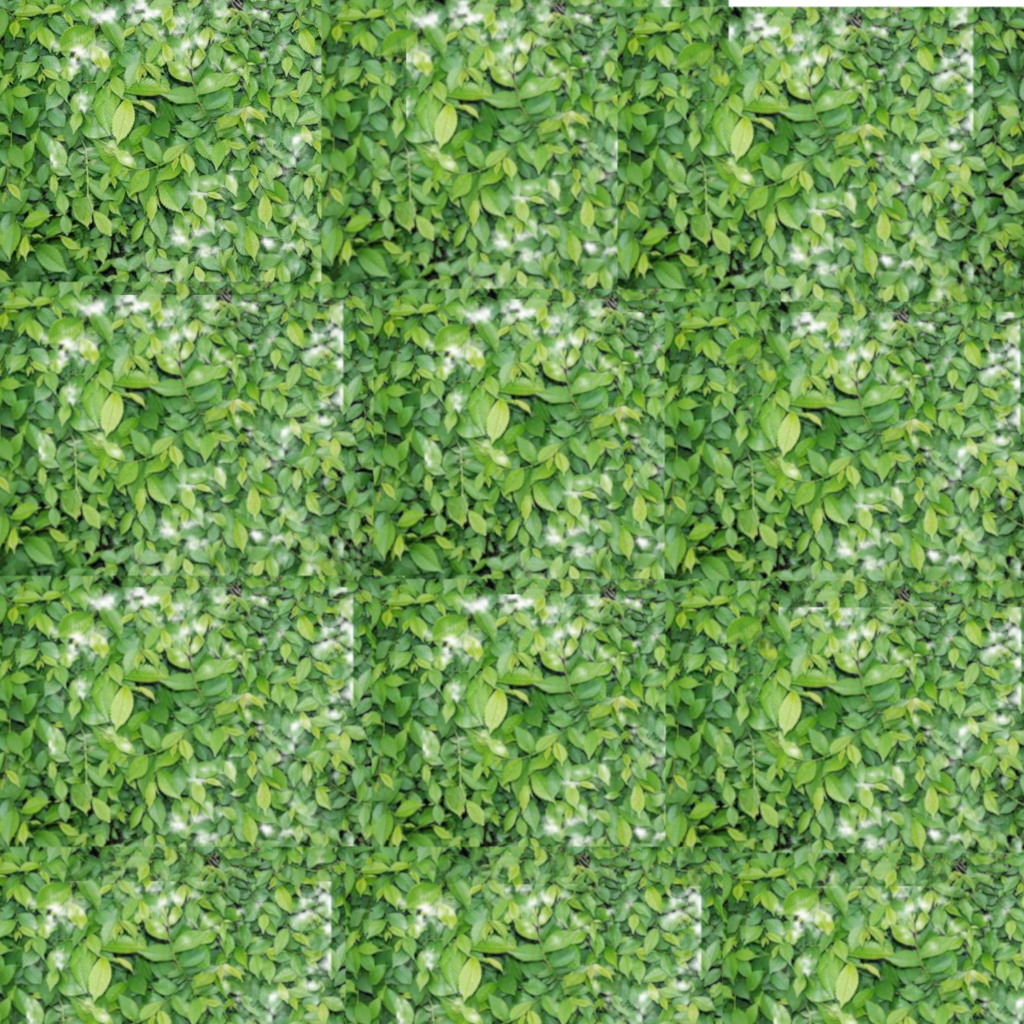
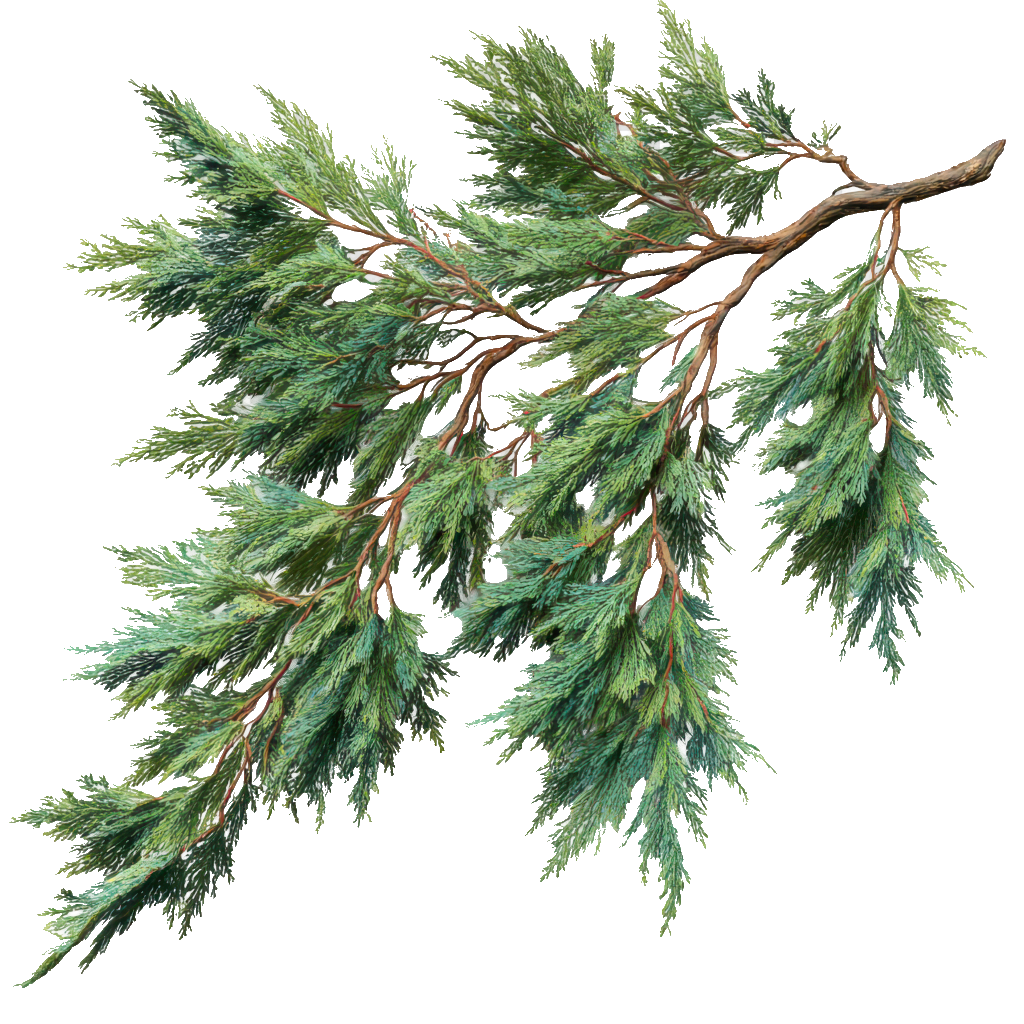
Comparing the layer stacks of the two w=1024, h=1024 images. Changes:
renamed "images (26).jfif copy #10" to "e0431f7b-43e1-4f3f-a7c5-68dd14b694ec.jpg", painted on it, unmasked it over 9, 0, 1024, 1024
removed layer "images (26).jfif copy #9" over 345, 846, 754, 1024
removed layer "images (26).jfif copy #8" over 0, 846, 384, 1024
removed layer "images (26).jfif copy #7" over 665, 580, 1024, 887
removed layer "images (26).jfif copy #6" over 371, 578, 780, 885
removed layer "images (26).jfif copy #5" over 0, 575, 406, 882
removed layer "images (26).jfif copy #4" over 664, 301, 1024, 608
removed layer "images (26).jfif copy #3" over 373, 288, 782, 595
removed layer "images (26).jfif copy #2" over 0, 281, 396, 588
removed layer "images (26).jfif copy #1" over 617, 6, 1024, 313
removed layer "images (26).jfif copy" over 320, 0, 730, 300
removed layer "images (26).jfif" over 0, 0, 407, 295
